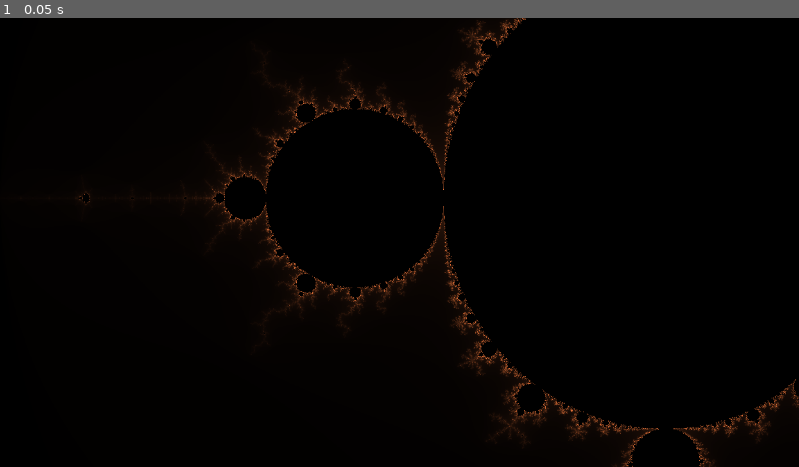
Above: before the commit, frame 1.
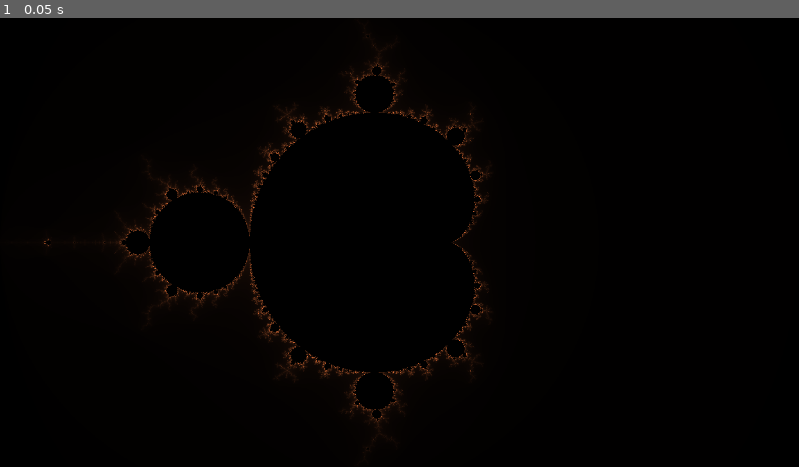
Above: after the commit, the same moment.

Repository: zbreit/gpu-fractals
Game: Godot game, scene res://mandelbrot.tscn
The game is run twice, just before and just after one commit, with the same random seed, the same clock (stepped at 60 frames per second) and the same inputs.
Inputs:
- Up to frame 1 (0.05 s): no input

The runs differ from the first frame. In frame 1, 4.5% of the frame differs, in the area x 5-100%, y 0-100%.

Commit message:
Swapped from (x, y, w, h) to (x0, y0, x1, y1) coords for higher precision

Diff:
--- a/gpu-fractals/mandelbrot.gdshader
+++ b/gpu-fractals/mandelbrot.gdshader
@@ -3,9 +3,9 @@
 const int MAX_ITERS = 255;
 const float ESCAPE_MAG_SQUARED = 4.0;
 
-// Takes the form (x, y, width, height), where x, y is the top left
-// of the bounds
-instance uniform vec4 mandelbrot_bounds = vec4(-2.0, 1.0, 2.25, 2.25);
+// Takes the form (x0, y0, x1, y1), where x0, y0 is the top left
+// of the bounds and (x1, y1)
+instance uniform vec4 mandelbrot_bounds = vec4(-2.0, -2.0, 2.0, 2.0);
 
 struct Complex {
 	float real;
@@ -44,22 +44,18 @@
 	return -1;
 }
 
-//void vertex() {
-	//// Called for every vertex the material is visible on.
-//}
-
 void fragment() {
 	// Called for every pixel the material is visible on.
-	float x = mandelbrot_bounds[0];
-	float y = mandelbrot_bounds[1];
-	float width = mandelbrot_bounds[2];
-	float height = mandelbrot_bounds[3];
+	float x0 = mandelbrot_bounds[0];
+	float y0 = mandelbrot_bounds[1];
+	float x1 = mandelbrot_bounds[2];
+	float y1 = mandelbrot_bounds[3];
 
 	// Note: UV goes from top left (0, 0) to bottom right (1, 1)
 	// The input coordinate system go from top left (-1, 1) to bottom right (0, 0).
 	// While the x-coordinate is increasing, the y -coordinate is decreasing, requiring
 	// a sign flip.
-	Complex c = Complex(x + width * UV[0], y - height * UV[1]);
+	Complex c = Complex(x0 + (x1 - x0) * UV[0], y0 + (y1 - y0) * UV[1]);
 
 	int i = mandelbrot(c);
 
@@ -72,8 +68,3 @@
 		COLOR = vec4(percent, percent / 2.0, percent / 4.0, 1);
 	}
 }
-
-//void light() {
-//	// Called for every pixel for every light affecting the CanvasItem.
-//	// Uncomment to replace the default light processing function with this one.
-//}
--- a/gpu-fractals/mouse_zoom.gd
+++ b/gpu-fractals/mouse_zoom.gd
@@ -32,10 +32,12 @@
 		_:
 			return
 
-	var x = map_range(mouse_point.x, window_rect.position.x, window_rect.size.x, current_bounds[0], current_bounds[2])
-	var y = map_range(mouse_point.y, window_rect.position.y, window_rect.size.y, current_bounds[1], -current_bounds[3])
+	var x = map_range(mouse_point.x, window_rect.position.x, window_rect.size.x, current_bounds[0], current_bounds[2] - current_bounds[0])
+	var y = map_range(mouse_point.y, window_rect.position.y, window_rect.size.y, current_bounds[1], current_bounds[3] - current_bounds[1])
 
 	current_bounds = zoom_to(current_bounds, Vector2(x, y), zoom)
+
+	print("Updating bounds to %v" % current_bounds)
 
 	set_instance_shader_parameter("mandelbrot_bounds", current_bounds)
 
@@ -63,16 +65,16 @@
 # 4. z = W / w        <-- The zoom factor scales the input range to the output range
 #
 # You can solve the system of equations via substitution and you get the equations below.
-# bounds = (x, y, width, height)
+# bounds = (x0, y0, x1, y1)
 func zoom_to(bounds: Vector4, point: Vector2, zoom: float) -> Vector4:
 	var X = bounds[0]
 	var Y = bounds[1]
-	var WIDTH = bounds[2]
-	var HEIGHT = bounds[3]
+	var W = bounds[2] - bounds[0]
+	var H = bounds[3] - bounds[1]
 
-	var x = X + (point[0] - X) * (1 - 1 / zoom)
-	var y = Y + (point[1] - Y) * (1 - 1 / zoom)
-	var width = WIDTH / zoom
-	var height = HEIGHT / zoom
+	var x0 = X + (point[0] - X) * (1 - 1 / zoom)
+	var y0 = Y + (point[1] - Y) * (1 - 1 / zoom)
+	var x1 = x0 + W / zoom
+	var y1 = y0 + H / zoom
 
-	return Vector4(x, y, width, height)
+	return Vector4(x0, y0, x1, y1)
